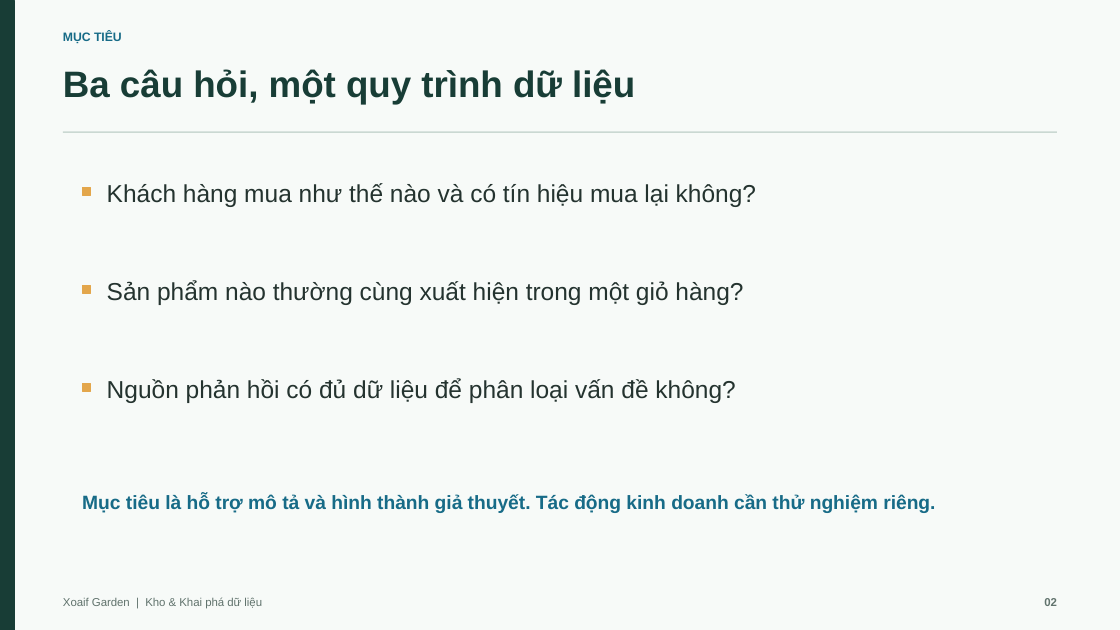
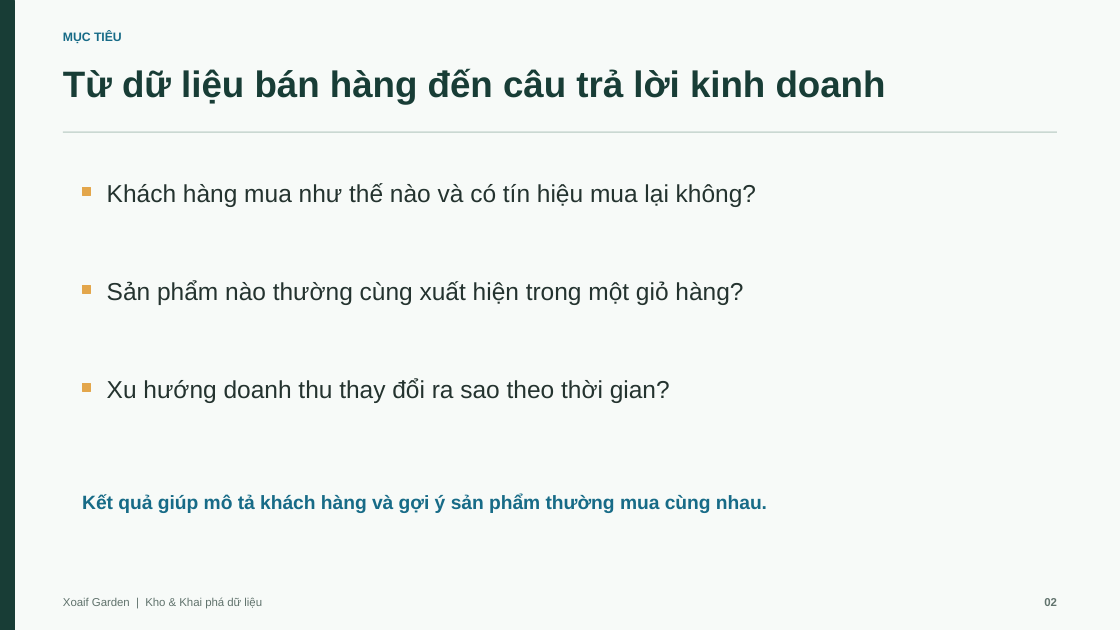
Before and after one commit to nguyenducanh03112005/Xoaif, a slide deck: slide 2 of slides/Xoaif_Final.pptx. Drawn at 1120x630 pixels with LibreOffice and Linux fonts; fonts in the diff are those of the drawing. Boxes give left, top, right and bottom in pixels: in the first picture for what was removed or moved away, otherwise in the second. Text is boxed around its words. In the diff, an @@ line names an element or a change of style, - is before the commit and + after.

```diff
--- a/slides/Xoaif_Final.pptx
+++ b/slides/Xoaif_Final.pptx
@@ text at (x1=63, y1=69, x2=886, y2=105): text changed @@
-Ba câu hỏi, một quy trình dữ liệu
+Từ dữ liệu bán hàng đến câu trả lời kinh doanh
@@ text at (x1=107, y1=379, x2=670, y2=403): text changed @@
-Nguồn phản hồi có đủ dữ liệu để phân loại vấn đề không?
+Xu hướng doanh thu thay đổi ra sao theo thời gian?
@@ text at (x1=82, y1=494, x2=767, y2=513): text changed @@
-Mục tiêu là hỗ trợ mô tả và hình thành giả thuyết. Tác động kinh doanh cần thử nghiệm riêng.
+Kết quả giúp mô tả khách hàng và gợi ý sản phẩm thường mua cùng nhau.
```
Also in this commit, not shown: 12 other slides changed, 1 slide added, 1 slide removed, 7 other files.
